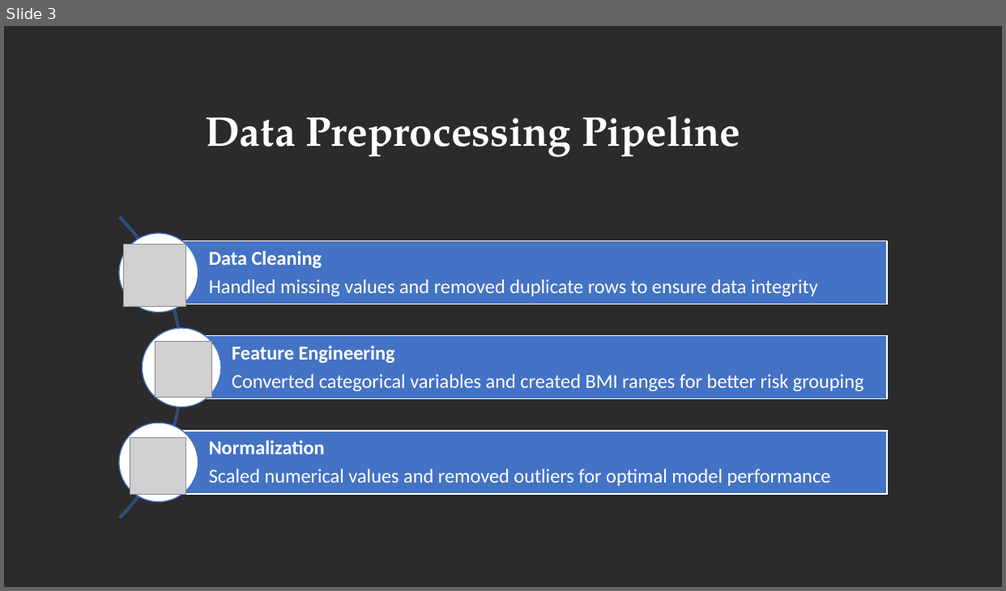
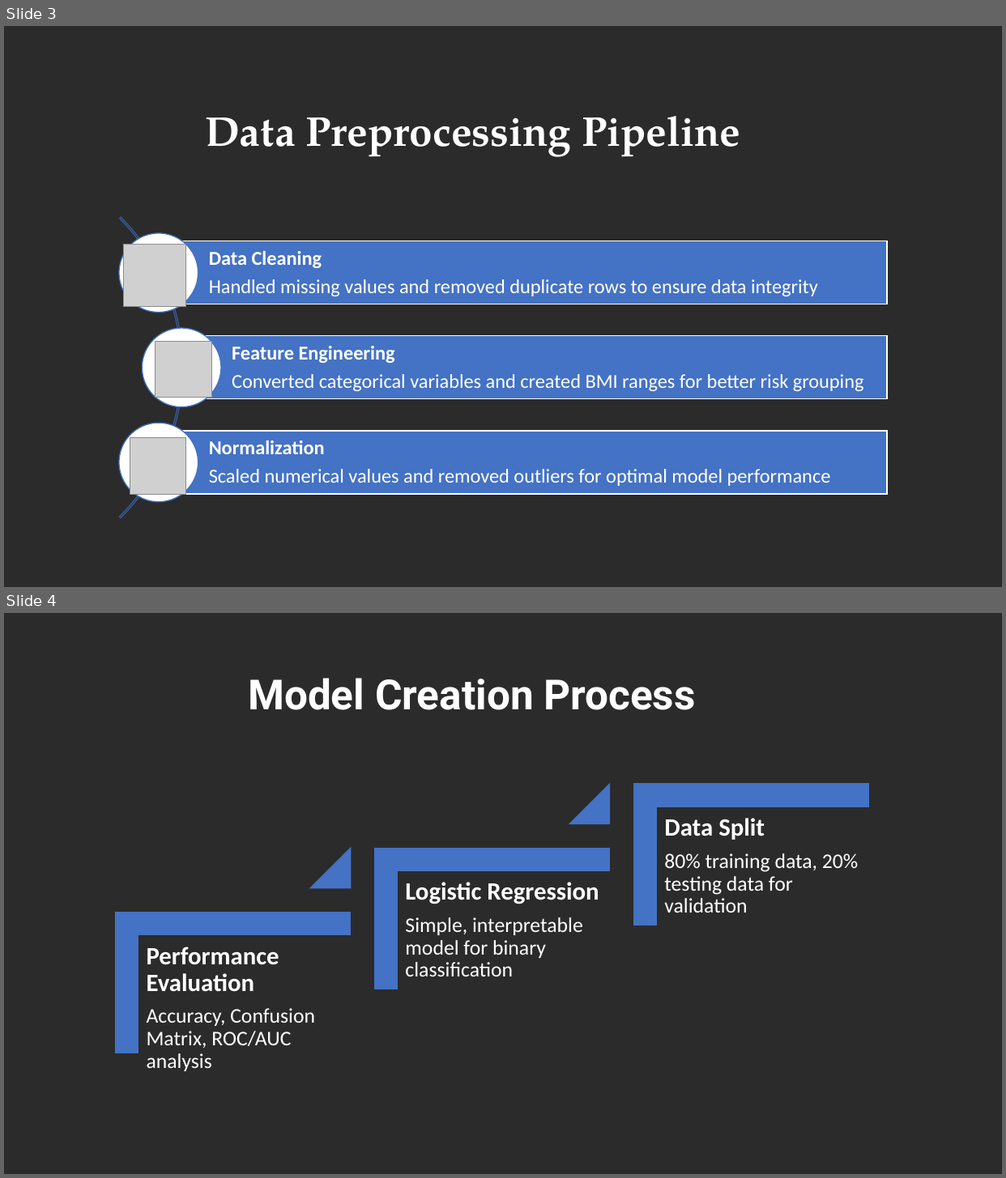
Before and after one commit to Kankana-Mondal/IBM-AI-ML, a slide deck: AI-ML.pptx. Shown one above the other, each under a label of ours: slide 3 before the commit, slides 3 and 4 after it. The pictures are 1006x591 and 1006x1178 pixels, drawn with LibreOffice and Linux fonts; fonts in the diff are those of the drawing; grey boxes stand for pictures; background and template pictures are left out; a plain dark background stands for a picture behind light text. Boxes give left, top, right and bottom in pixels: in the first picture for what was removed or moved away, otherwise in the second. Text is boxed around its words. In the diff, an @@ line names an element or a change of style, - is before the commit and + after.

```diff
--- a/AI-ML.pptx
+++ b/AI-ML.pptx
@@ slide 4 added at <box>4,613,1002,1174</box>, background picture (left out) @@
@@ text added at <box>248,678,696,710</box>, 40 pt, text #FFFFFF, bold @@
+Model Creation Process
@@ group added at <box>115,784,868,1071</box>: 3 corners, 3 texts, 2 triangles @@
+Performance Evaluation
+Accuracy, Confusion Matrix, ROC/AUC analysis
+Logistic Regression
+Simple, interpretable model for binary classification
+Data Split
+80% training data, 20% testing data for validation
```
Also in this commit, not shown: 1 slide changed, 5 other slides added.
